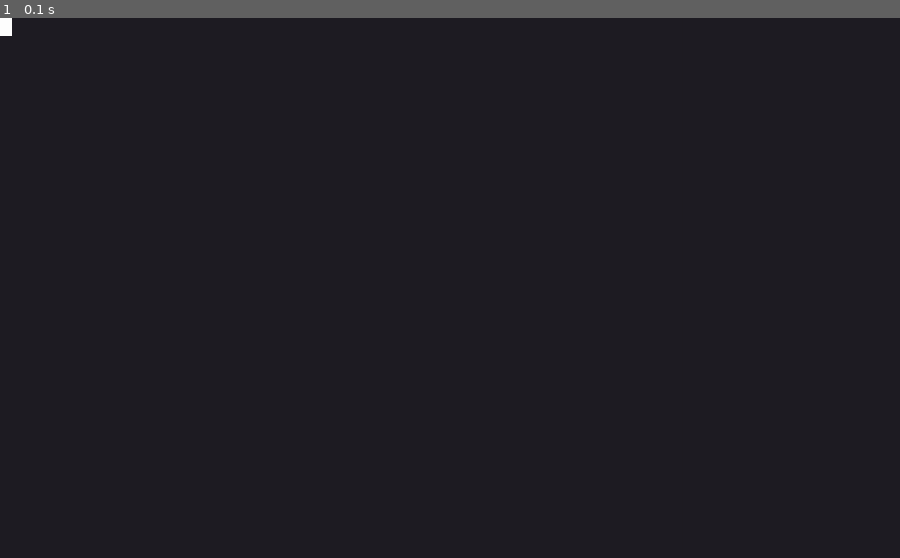
Above: before the commit, frame 1.
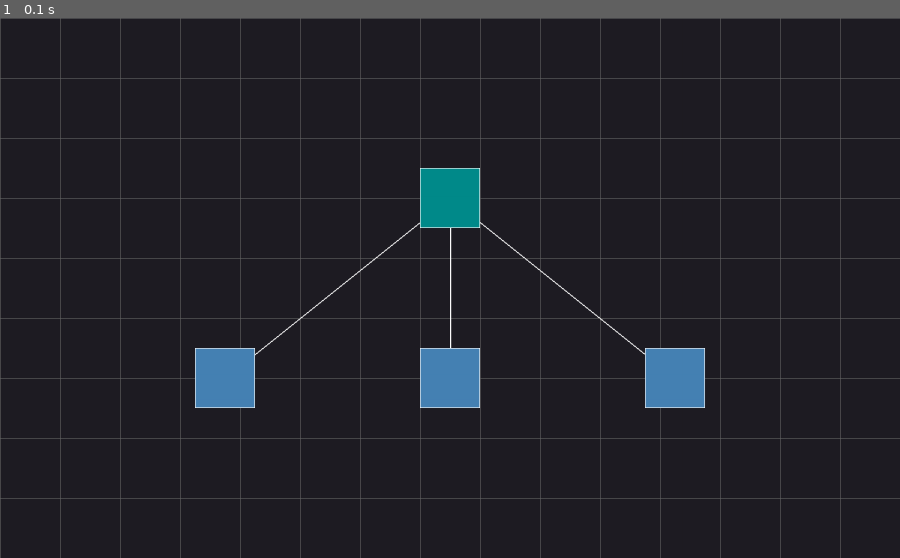
Above: after the commit, the same moment.

Repository: enochkung/mneme
Game: pygame game, started from pygame_diagram.py
The game is run twice, just before and just after one commit, with the same random seed, the same clock (stepped at 60 frames per second) and the same inputs.
Inputs:
- Up to frame 1 (0.1 s): no input

The runs differ from the first frame. In frame 1, 6.4% of the frame differs, in the area x 0-100%, y 0-100%.

Commit message:
Basic diagram display

Diff:
--- a/cartograph.py
+++ b/cartograph.py
@@ -3,16 +3,38 @@
 
 from gameConstants import ColourConstants
 from mneme import MneScript
-from typing import List, Dict
+from typing import List, Dict, Tuple
+
+from utils import center_to_screen_coord
 
 
 class CtgScript:
-    def __init__(self, mneScript, pos=(0, 0), dim=(20, 30)):
+    center = None
+    screen_center = None
+    pos = None
+    screen_pos = None
+    rect = None
+
+    def __init__(self, mneScript, center=np.array((0, 0)), dim=np.array((100, 100)), colour=ColourConstants.D_CYAN):
         self.mneScript = mneScript
-        self.pos = np.array(pos)
         self.shape = dim
-        self.colour = ColourConstants.WHITE
-        self.rect = pygame.Rect(self.pos[0], self.pos[1], self.shape[0], self.shape[1])
+        self.colour = colour
+        self.border_colour = ColourConstants.WHITE
+        self.set_center(center)
+
+    def get_pos_from_center(self) -> np.array:
+        return np.array([self.center[0] - self.shape[0] / 2, self.center[1] + self.shape[1] / 2])
+
+    def draw(self, session):
+        pygame.draw.rect(session, self.colour, self.rect, 0)
+        pygame.draw.rect(session, self.border_colour, self.rect, 1)
+
+    def set_center(self, center):
+        self.center = center
+        self.screen_center = center_to_screen_coord(self.center)
+        self.pos = self.get_pos_from_center()
+        self.screen_pos = center_to_screen_coord(self.pos)
+        self.rect = pygame.Rect(self.screen_pos[0], self.screen_pos[1], self.shape[0], self.shape[1])
 
 
 class CtgConnection:
@@ -21,14 +43,26 @@
         self.target_object = targetScript
         self.colour = ColourConstants.WHITE
 
+    def draw(self, session):
+        pygame.draw.line(session, self.colour, self.source_object.screen_center,
+                         self.target_object.screen_center, width=2)
+
 
 class Cartograph:
-    def __init__(self, session):
+    def __init__(self, session, mneme):
         self.current_filter = None
         self.session = session
+        self.mneme = mneme
         self.mne_objects = list()
         self.ctgScripts: Dict[str, CtgScript] = dict()
         self.ctgConnections: List[CtgConnection] = list()
+        self.opt_pos: Dict[str, Tuple[float, float]] = dict()
+        self.set_grid()
+
+    def set_grid(self):
+        for i in range(16):
+            pygame.draw.line(self.session, ColourConstants.GREY, (i * 100, 0), (i * 100, 1000))
+            pygame.draw.line(self.session, ColourConstants.GREY, (0, i * 100), (1500, i * 100))
 
     def initialise_display_objects(self, mneObjects: List[MneScript]) -> None:
         """
@@ -37,13 +71,19 @@
         :return:
         """
         self.mne_objects = mneObjects
+        self.optimise_pos()
         self.initialise_scripts()
         self.initialise_connections()
         self.display_initialised_objects()
 
     def initialise_scripts(self):
-        for mneScript in self.mne_objects:
-            self.ctgScripts[mneScript.script_name] = CtgScript(mneScript)
+        for scriptNum, mneScript in enumerate(self.mne_objects):
+            self.ctgScripts[mneScript.script_name] = CtgScript(
+                mneScript, colour=ColourConstants.COLOUR_LIST[mneScript.level - 1]
+            )
+            self.ctgScripts[mneScript.script_name].set_center(
+                self.opt_pos[mneScript.script_name]
+            )
 
     def initialise_connections(self):
         for mneScript in self.mne_objects:
@@ -54,18 +94,32 @@
                 )
 
     def display_initialised_objects(self):
+        for connection in self.ctgConnections:
+            self.draw_connection(connection)
+
         for script in self.ctgScripts.values():
             self.draw_script(script)
 
-        for connection in self.ctgConnections:
-            self.draw_connection(connection)
-
     def draw_script(self, script: CtgScript):
-        pygame.draw.rect(self.session, script.colour, script.rect)
+        script.draw(self.session)
 
     def draw_connection(self, connection):
-        pygame.draw.line(self.session, connection.colour, connection.source_object.pos, connection.target_object.pos,
-                         width=2)
+        connection.draw(self.session)
+
+    def optimise_pos(self):
+        levels = [mneScript.level for mneScript in self.mne_objects]
+        levels.sort()
+
+        divisions = len(set(levels)) + 1
+        coord_vert_increment = 900 / divisions
+        for level_num, level in enumerate(set(levels)):
+            scripts_at_level = [mneScript for mneScript in self.mne_objects if mneScript.level == level]
+            horizontal_divisions = len(scripts_at_level) + 1
+            coord_hor_increment = 1500 / horizontal_divisions
+            for script_num, mneScript in enumerate(scripts_at_level):
+                self.opt_pos[mneScript.script_name] = (
+                    coord_hor_increment * (script_num + 1), 900 -coord_vert_increment * (level_num + 1)
+                )
 
     def get_connection_by_filter(self, filter):
         pass
--- a/gameConstants.py
+++ b/gameConstants.py
@@ -1,4 +1,16 @@
 class ColourConstants:
-    BLACK = (31, 29, 36)
+    BLACK = (0, 0, 0)
     WHITE = (255, 255, 255)
     BACKGROUND = (31, 29, 36)
+    GREY = (100, 100, 100)
+    D_CYAN = (0, 139, 139)
+    DODGER_BLUE = (30, 144, 255)
+    STEEL_BLUE = (70, 130, 180)
+    ROYAL_BLUE = (65, 105, 255)
+    MOSS_GREEN = (138, 154, 91)
+
+    FIRST_DIR_LEVEL = D_CYAN
+    SECOND_DIR_LEVEL = STEEL_BLUE
+    THIRD_DIR_LEVELL = MOSS_GREEN
+
+    COLOUR_LIST = [FIRST_DIR_LEVEL, SECOND_DIR_LEVEL, THIRD_DIR_LEVELL]
--- a/mneme.py
+++ b/mneme.py
@@ -15,6 +15,7 @@
         self.imports: Set[MneImport] = imports
         self.classes: Set[MneClass] = classes
         self.functions: Set[MneFunc] = functions
+        self.level: int = 0
 
 
 class MneClass:
@@ -54,7 +55,7 @@
     ignored_script_set: Set[str] = set()
 
     def directory_reader(self, root_dir) -> None:
-        self.root_dir = os.getcwd() + '\\' + root_dir
+        self.root_dir = root_dir
         self.mnedir_dict = dict()
 
         os_walk = os.walk(self.root_dir)
@@ -82,11 +83,13 @@
         """
         for directory, mnedir in self.mnedir_dict.items():
             for pyscript in mnedir.sub_pyscripts:
-                with open(self.root_dir + '\\' + pyscript) as f:
+                with open(directory + '\\' + pyscript) as f:
                     # TODO: different directories may have same pyscript
                     lines = f.readlines()
-                    imports, classes, functions = self.get_objects(lines, self.root_dir + '\\' + pyscript)
-                    self.scripts.append(MneScript(self.root_dir + '\\' + pyscript, imports, classes, functions))
+                    imports, classes, functions = self.get_objects(lines, directory + '\\' + pyscript)
+                    mneScript = MneScript(directory + '\\' + pyscript, imports, classes, functions)
+                    mneScript.level = len(mneScript.script_name.replace(self.root_dir + '\\', '').split('\\'))
+                    self.scripts.append(mneScript)
 
     def get_objects(self, lines: List[str], pyscript: str) -> \
             Tuple[List[MneImport], List[MneClass], List[MneFunc]]:
--- a/pygame_diagram.py
+++ b/pygame_diagram.py
@@ -7,9 +7,9 @@
 
 
 if __name__ == '__main__':
-    root_dir = 'test_folder'
+    root_dir = os.getcwd() + '\\' + 'test_folder'
     mneme = Mneme()
-    mneme.directory_reader('test_folder')
+    mneme.directory_reader(root_dir)
     mneme.object_log()
 
     # -------------- start game -----------------
@@ -18,7 +18,7 @@
     scr.fill(ColourConstants.BACKGROUND)
     pygame.display.set_caption('MnemeV1')
 
-    ctg = Cartograph(scr)
+    ctg = Cartograph(scr, mneme)
     ctg.initialise_display_objects(mneme.scripts)
 
     # Create initial diagram
--- a/test_folder/first_code.py
+++ /dev/null
@@ -1,8 +0,0 @@
-from second_code import first_function, second_function
-
-
-def hello(x):
-    print(first_function(x, 2))
-
-
-hello(4)
--- /dev/null
+++ b/test_folder/main.py
@@ -0,0 +1,10 @@
+from secondary_script.second_code import first_function, second_function
+from utils.utils import test_func
+from utils.reference_funcs_01 import test_func as tf
+
+
+def hello(x):
+    print(test_func(first_function(x, 2)))
+
+
+hello(4)
--- /dev/null
+++ b/test_folder/utils/reference_funcs_01.py
@@ -0,0 +1,2 @@
+def test_func():
+    return 0
--- /dev/null
+++ b/test_folder/utils/utils.py
@@ -0,0 +1,2 @@
+def test_func(x):
+    return x ** 2
--- /dev/null
+++ b/utils.py
@@ -0,0 +1,7 @@
+from typing import Tuple
+
+import numpy as np
+
+
+def center_to_screen_coord(pos: np.array) -> np.array:
+    return np.array([pos[0], 900 - pos[1]])
Renamed: test_folder/second_code.py -> test_folder/secondary_script/second_code.py
